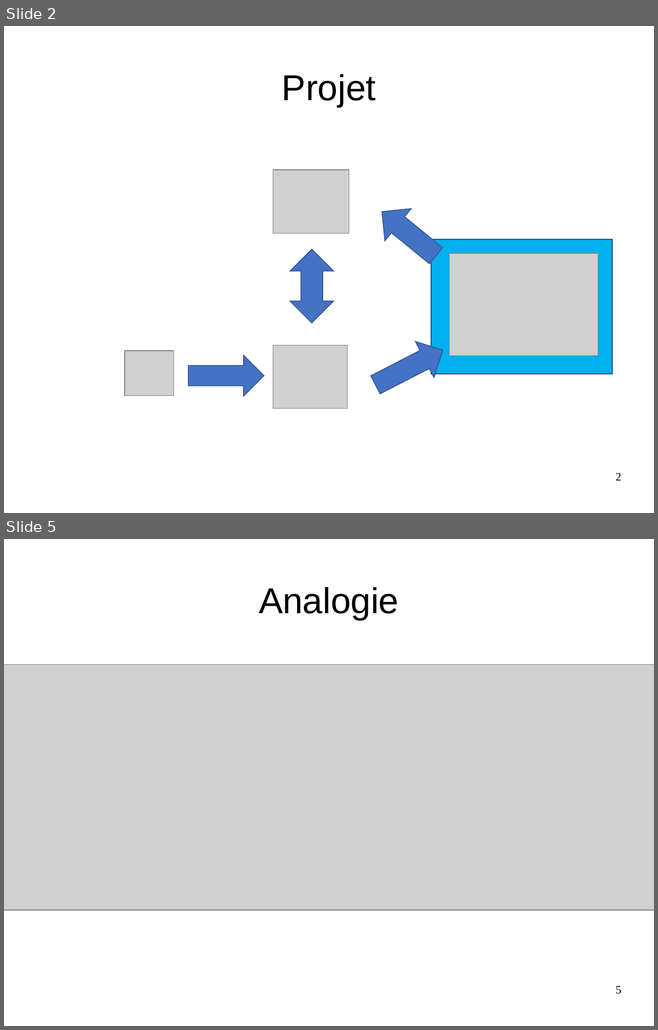
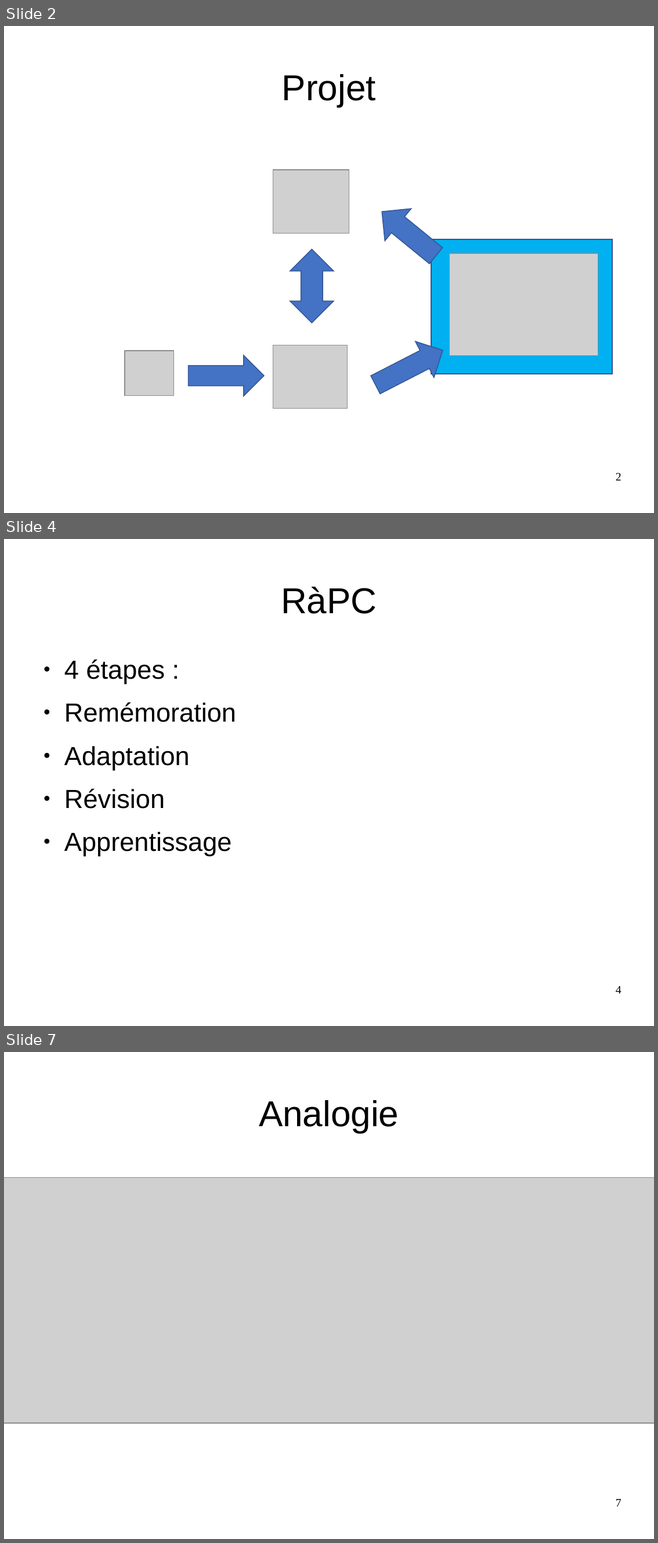
Before and after one commit to Sle3pingForest/StageL3, a slide deck: RapportAndre/Pres.odp. Shown one above the other, each under a label of ours: slides 2 and 5 before the commit, slides 2, 4 and 7 after it; the slides between them are not shown. The pictures are 658x1030 and 658x1543 pixels, drawn with LibreOffice and Linux fonts; fonts in the diff are those of the drawing; grey boxes stand for pictures. Boxes give left, top, right and bottom in pixels: in the first picture for what was removed or moved away, otherwise in the second. Text is boxed around its words. In the diff, an @@ line names an element or a change of style, - is before the commit and + after.

```diff
--- a/RapportAndre/Pres.odp
+++ b/RapportAndre/Pres.odp
@@ slide 4 added at <box>4,539,654,1026</box>, background #FFFFFF @@
@@ title added at <box>281,587,376,614</box>, 44 pt, text #000000 @@
+RàPC
@@ text added at <box>64,659,236,856</box>, 32 pt, text #000000 @@
+● 4 étapes :
+● Remémoration
+● Adaptation
+● Révision
+● Apprentissage
@@ page number added at <box>615,986,621,994</box>, 14 pt, text #000000 @@
+4
@@ what was slide 5 is now slide 7 @@
@@ page number at <box>615,1499,621,1507</box>: text changed @@
-5
+7
```
Also in this commit, not shown: 6 slides changed, 1 slide removed, 1 other file.
